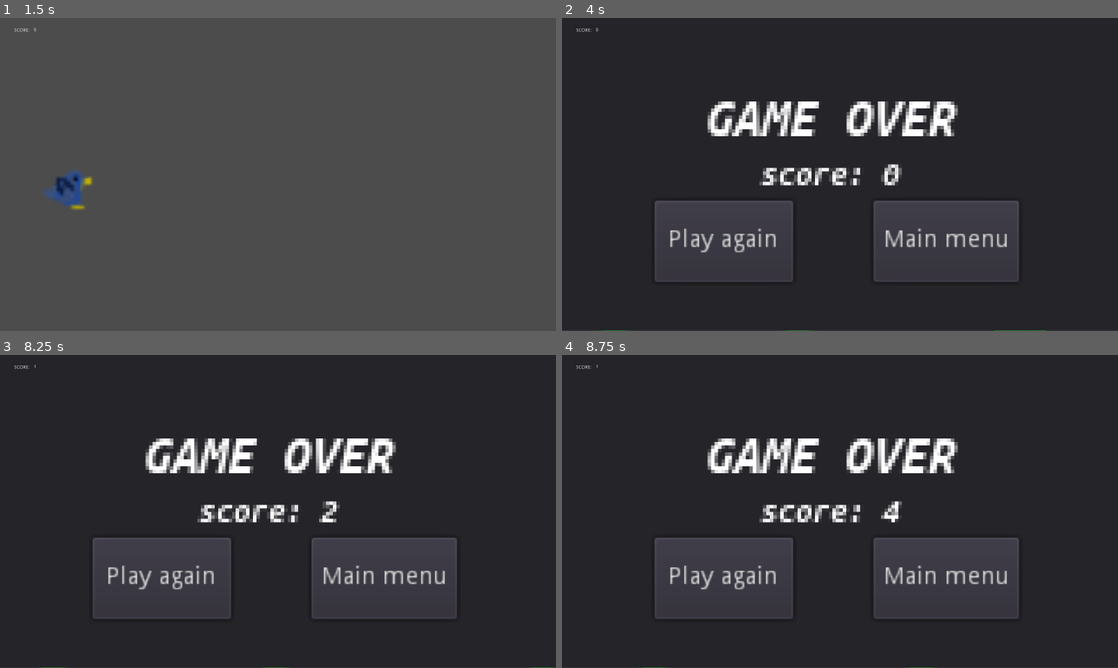
Above: before the commit, frames 1-4 (two rows, left to right).
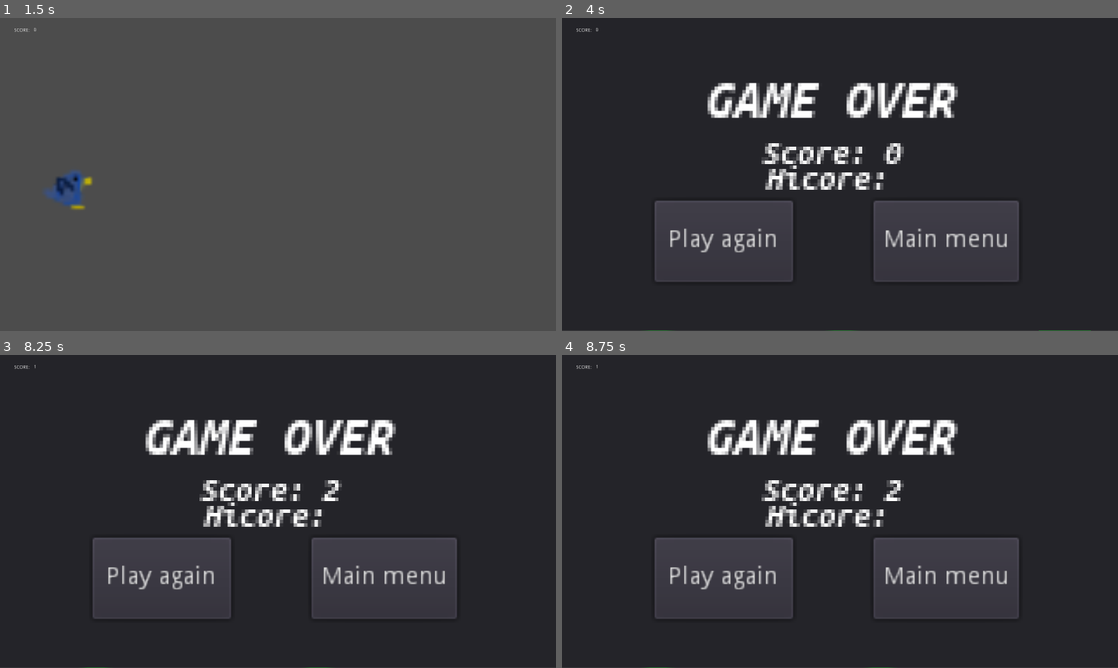
Above: after the commit, the same moments.

Repository: larix45/game_fluppy_bird
Game: Godot game, scene res://main.tscn
Same seed, same stepped clock (60 frames per second), same inputs: the game is played once before the commit and once after it.
Inputs:
- Up to frame 1 (1.5 s): click "Graj" at 0.5 s; tap Enter (ui_accept) at 1.25 s; tap M (key_m) at 1.35 s
- Up to frame 2 (4 s): tap Enter (ui_accept) at 1.52, 2.27, 3.77 s; tap Q (key_q) at 2.1, 3.6 s; tap M (key_m) at 2.85 s
- Up to frame 3 (8.25 s): click "Play again" at 4.25 s; tap M (key_m) at 5.1, 6.6, 8.1 s; tap Enter (ui_accept) at 5.27, 6.02, 7.52 s; tap Q (key_q) at 5.85, 7.35 s
- Up to frame 4 (8.75 s): tap Enter (ui_accept) at 8.27 s

Frame 1 is identical in both runs. In frame 2, 7.3% of the frame differs, in the area x 6-96%, y 20-100%; in frame 3, 7.2%; in frame 4, 7.2%.
Error after the commit: Invalid operands 'int' and 'Nil' in operator '>'. (res://scripts/background.gd:31)

Commit message:
Added hiscore save state
Minor changes

Diff:
--- a/scenes/game.tscn
+++ b/scenes/game.tscn
@@ -52,9 +52,9 @@
 
 [node name="Label" type="Label" parent="Panel"]
 margin_left = 358.672
-margin_top = 201.791
+margin_top = 149.43
 margin_right = 441.672
-margin_bottom = 218.791
+margin_bottom = 166.43
 rect_scale = Vector2( 10, 10 )
 custom_fonts/font = SubResource( 2 )
 text = "GAME OVER"
@@ -65,13 +65,27 @@
 }
 
 [node name="Label2" type="Label" parent="Panel"]
-margin_left = 407.656
-margin_top = 363.0
-margin_right = 479.656
-margin_bottom = 380.0
+margin_left = 413.816
+margin_top = 302.426
+margin_right = 485.816
+margin_bottom = 319.426
 rect_scale = Vector2( 10, 10 )
 custom_fonts/font = SubResource( 3 )
 text = "Score:"
+align = 1
+valign = 1
+__meta__ = {
+"_edit_use_anchors_": false
+}
+
+[node name="Label3" type="Label" parent="Panel"]
+margin_left = 404.576
+margin_top = 376.347
+margin_right = 476.576
+margin_bottom = 393.347
+rect_scale = Vector2( 10, 10 )
+custom_fonts/font = SubResource( 3 )
+text = "Hicore:"
 align = 1
 valign = 1
 __meta__ = {
--- a/scripts/background.gd
+++ b/scripts/background.gd
@@ -8,6 +8,9 @@
 var columns = 0
 export var speed = 1
 export var score = 0
+var stop_movemet = false # bool true = died and background need to stop moving
+var f_hiscore = File.new() # File with save of a hiscore
+var hiscore = -1
 var rng = RandomNumberGenerator.new()
 var luka_scene = load("res://scenes/luka.tscn")
 
@@ -15,8 +18,25 @@
 # Called when the node enters the scene tree for the first time.
 func _ready():
 	rng.randomize()
+	f_hiscore.open("user://hiscore.save", File.READ)
+	hiscore = f_hiscore.get_var()
+	f_hiscore.close()
 	pass # Replace with function body.
+# Function called when tou die
+func die():
+	print("dead")
+	stop_movemet = true
+	$"../Panel".visible = true
+	$"../Panel/Label2".text = "Score: " + String(score)
+	if(score > hiscore):
+		hiscore = score
+		f_hiscore.open("user://hiscore.save", File.WRITE_READ)
+		f_hiscore.store_var(hiscore)
+		print(f_hiscore.get_var())
+		f_hiscore.close()
+	$"../Panel/Label3".text = "Hicore: " + String(hiscore)
 
+	pass
 # CHEAT CODES
 func _input(event):
 	if(event.is_action("key_q")):
@@ -26,13 +46,10 @@
 	pass
 # Called every frame. 'delta' is the elapsed time since the previous frame.
 func _process(delta):
-	if self.position.x > 100:
-		self.position.x = 1
-	self.position.x += -speed
+	if(!stop_movemet):
+		self.position.x += -speed
 	if $"../bird".global_position.y > 950 or $"../bird".global_position.y < -50:
-		print("dead")
-		$"../Panel".visible = true
-		$"../Panel/Label2".text = "score: " + String(score)
+		die()
 	pass
 
 func _on_bird_area2D_entered(area):
@@ -47,9 +64,7 @@
 		$"../Panel2/Label".text = String(score)
 		speed *= 1.1
 	if(area.type == 1):
-		print("dead")
-		$"../Panel".visible = true
-		$"../Panel/Label2".text = "score: " + String(score)
+		die()
 	pass # Replace with function body.
 
 
Not shown, changed: export_presets.cfg
